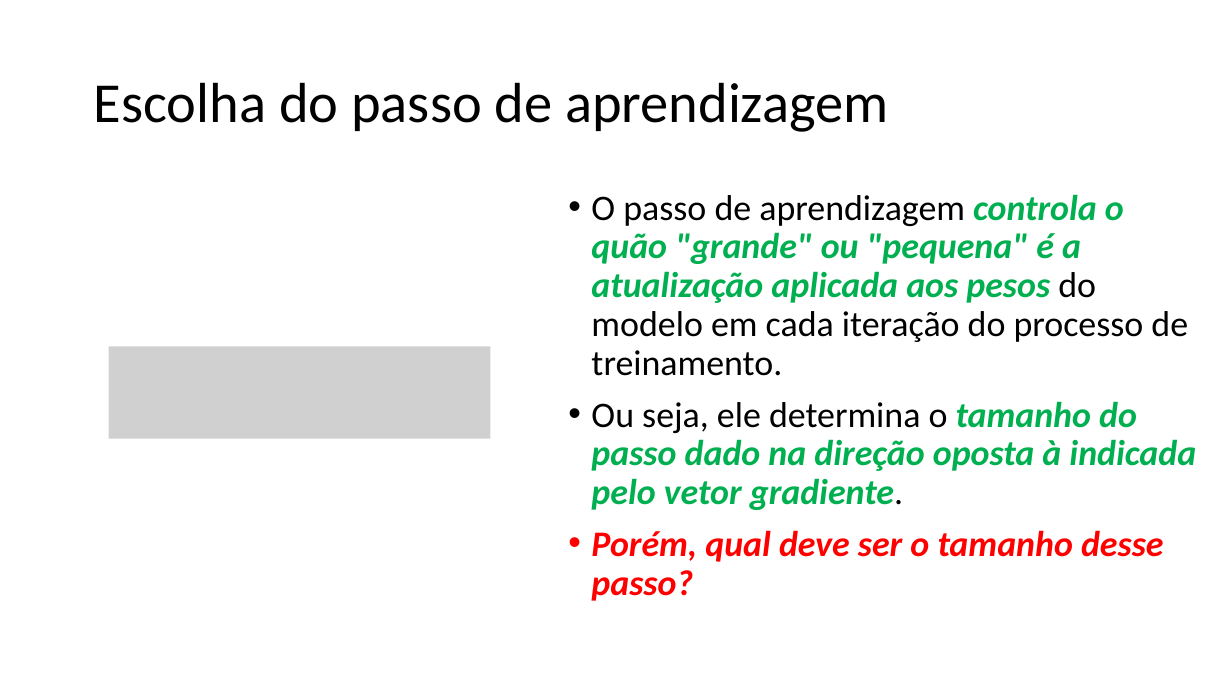
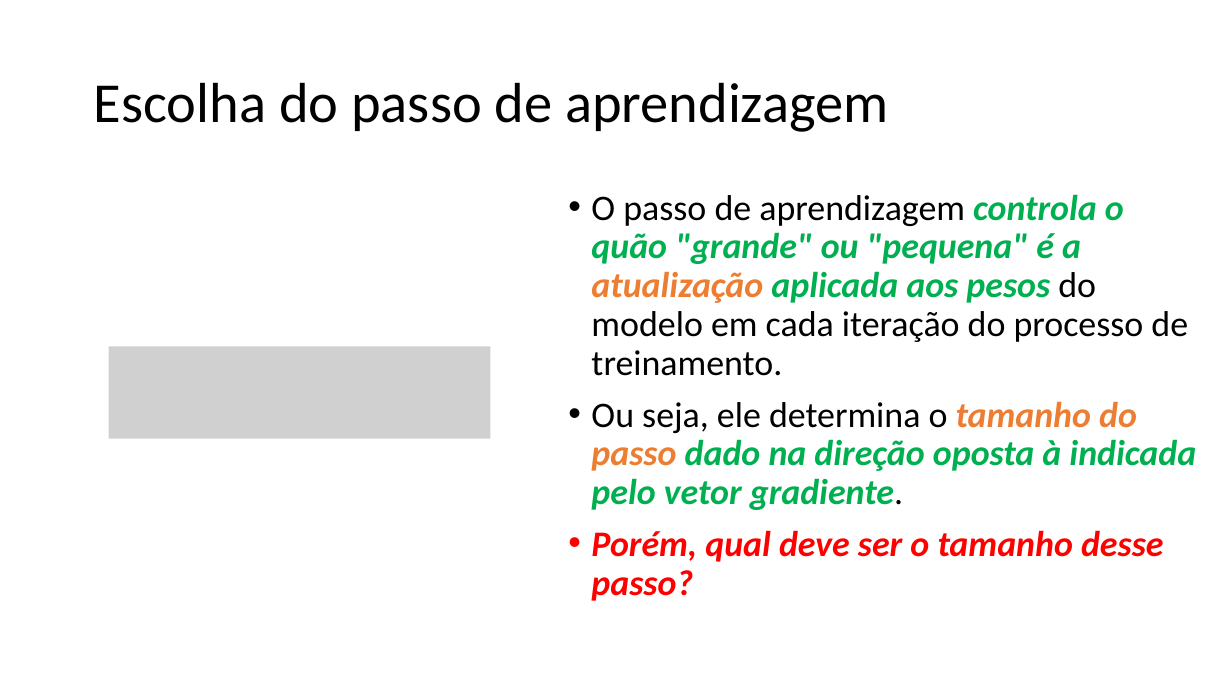
Before and after one commit to zz4fap/t319_aprendizado_de_maquina, a slide deck: slide 5 of slides/T319_Regressão_Linear (Parte III).pptx. Drawn at 1232x693 pixels with LibreOffice and Linux fonts; fonts in the diff are those of the drawing; grey boxes stand for pictures. Boxes give left, top, right and bottom in pixels: in the first picture for what was removed or moved away, otherwise in the second. Text is boxed around its words. In the diff, an @@ line names an element or a change of style, - is before the commit and + after.

```diff
--- a/slides/T319_Regressão_Linear (Parte III).pptx
+++ b/slides/T319_Regressão_Linear (Parte III).pptx
@@ text at [591, 194, 1196, 510]: text colour #00B050 to #ED7D31 in "atualização", "tamanho do passo" @@
```
Also in this commit, not shown: 1 other slide changed, 3 other files.
